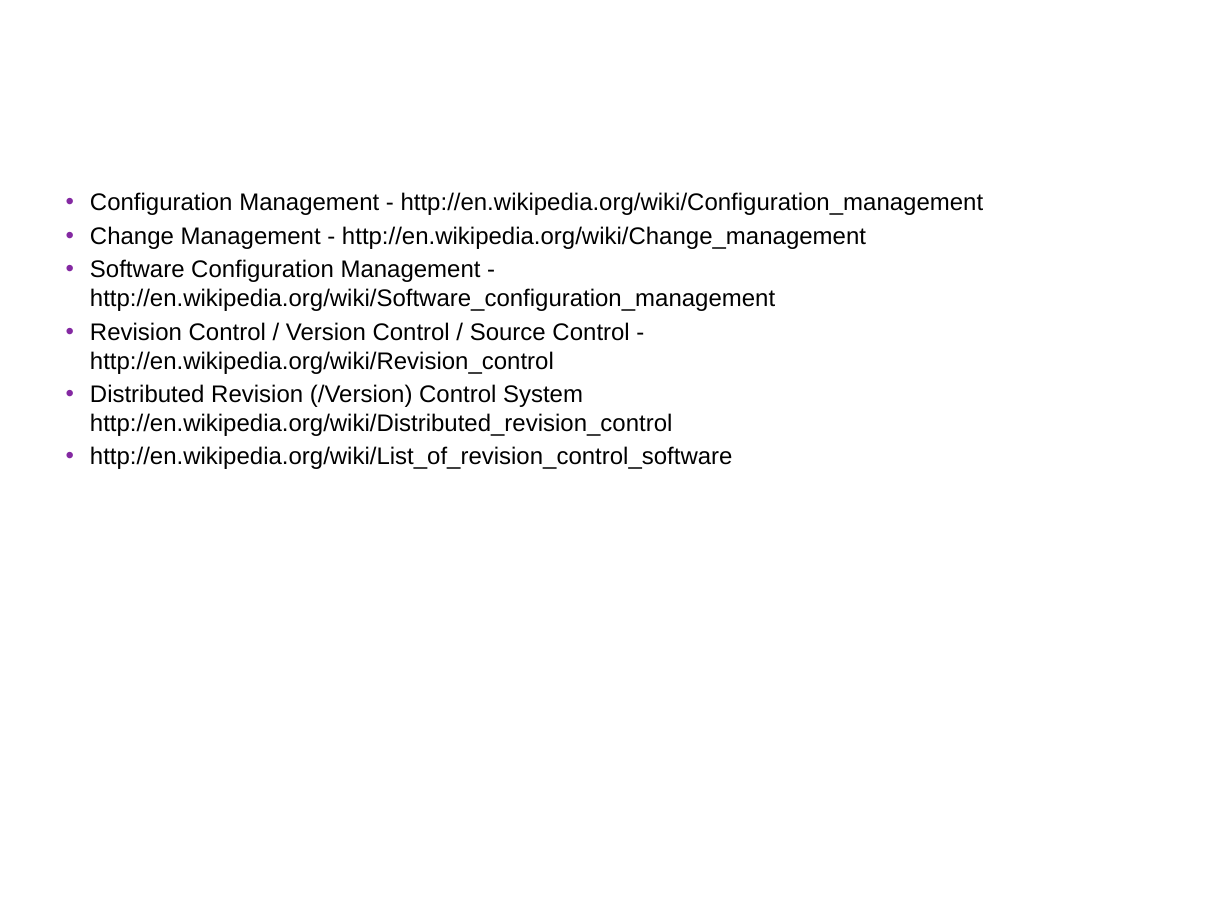
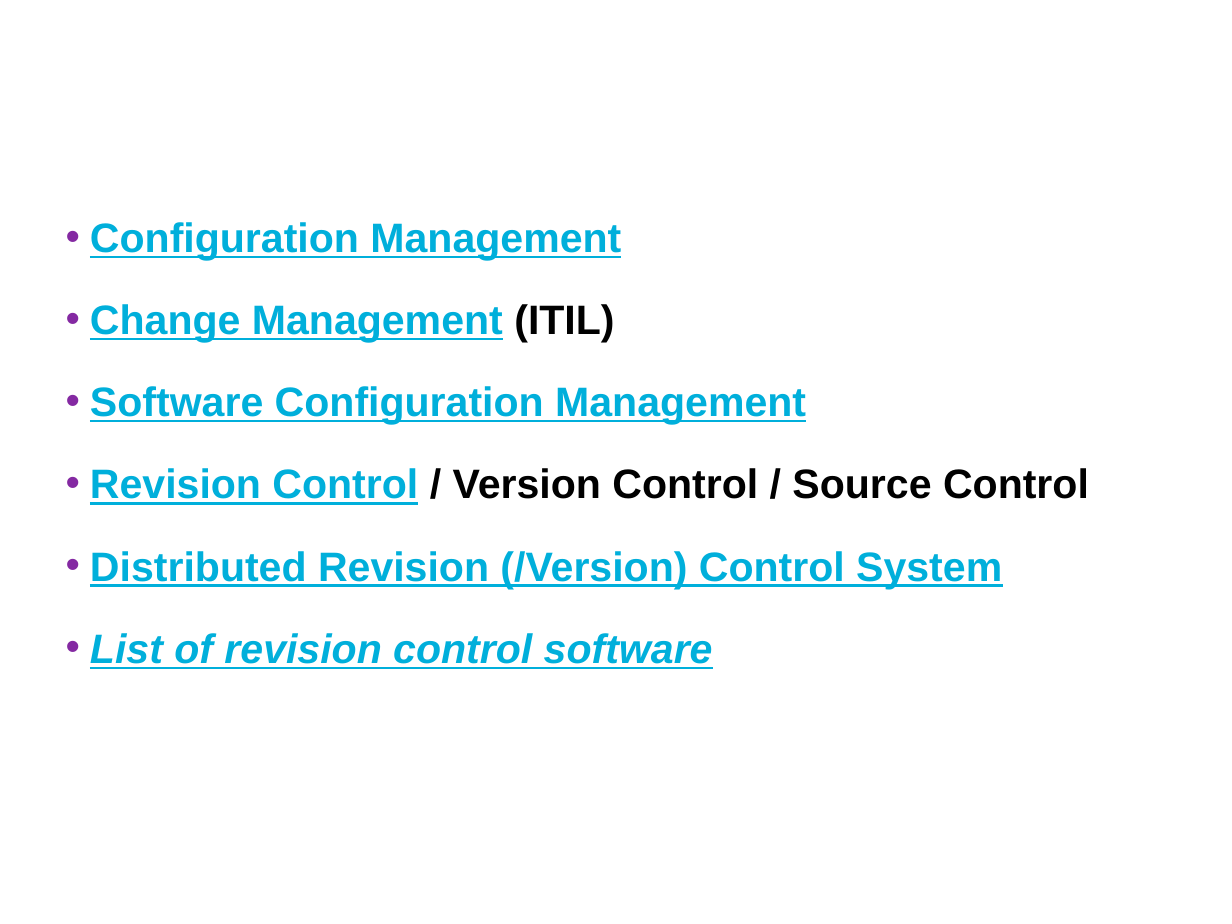
Before and after one commit to UncleCJ/hicollegegit, a slide deck: slide 6 of Intro_to_SCM_and_Git-presentation.pptm. Drawn at 1232x924 pixels with LibreOffice and Linux fonts; fonts in the diff are those of the drawing; background and template pictures are left out. Boxes give left, top, right and bottom in pixels: in the first picture for what was removed or moved away, otherwise in the second. Text is boxed around its words. In the diff, an @@ line names an element or a change of style, - is before the commit and + after.

Commit message:
Cleaned up definitions and added regarding ultimate goal

```diff
--- a/Intro_to_SCM_and_Git-presentation.pptm
+++ b/Intro_to_SCM_and_Git-presentation.pptm
@@ text at (90,222,1089,669): text changed; size 14 to 24 pt; text colour #000000 to #00AFDB; bold on @@
-• Configuration Management - http://en.wikipedia.org/wiki/Configuration_management
-• Change Management - http://en.wikipedia.org/wiki/Change_management
-• Software Configuration Management - http://en.wikipedia.org/wiki/Software_configuration_management
-• Revision Control / Version Control / Source Control - http://en.wikipedia.org/wiki/Revision_control
-• Distributed Revision (/Version) Control System http://en.wikipedia.org/wiki/Distributed_revision_control
-• http://en.wikipedia.org/wiki/List_of_revision_control_software
+• Configuration Management
+• Change Management (ITIL)
+• Software Configuration Management
+• Revision Control / Version Control / Source Control
+• Distributed Revision (/Version) Control System
+• List of revision control software
```
Also in this commit, not shown: 3 other slides changed.
